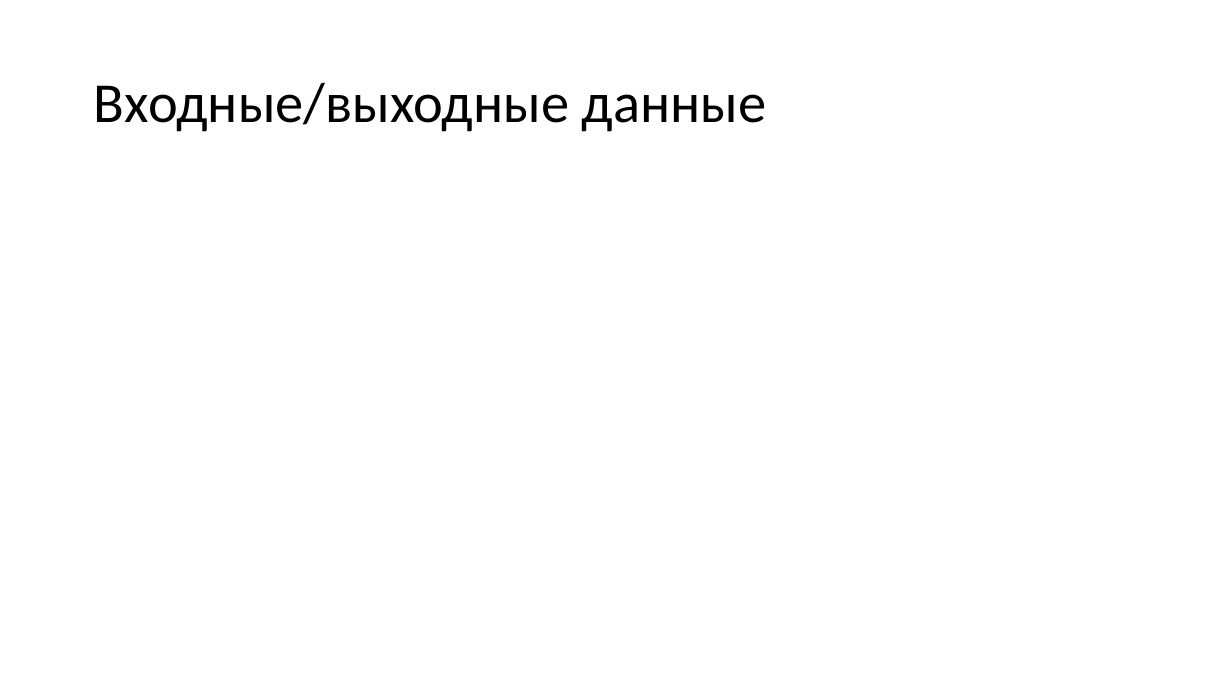
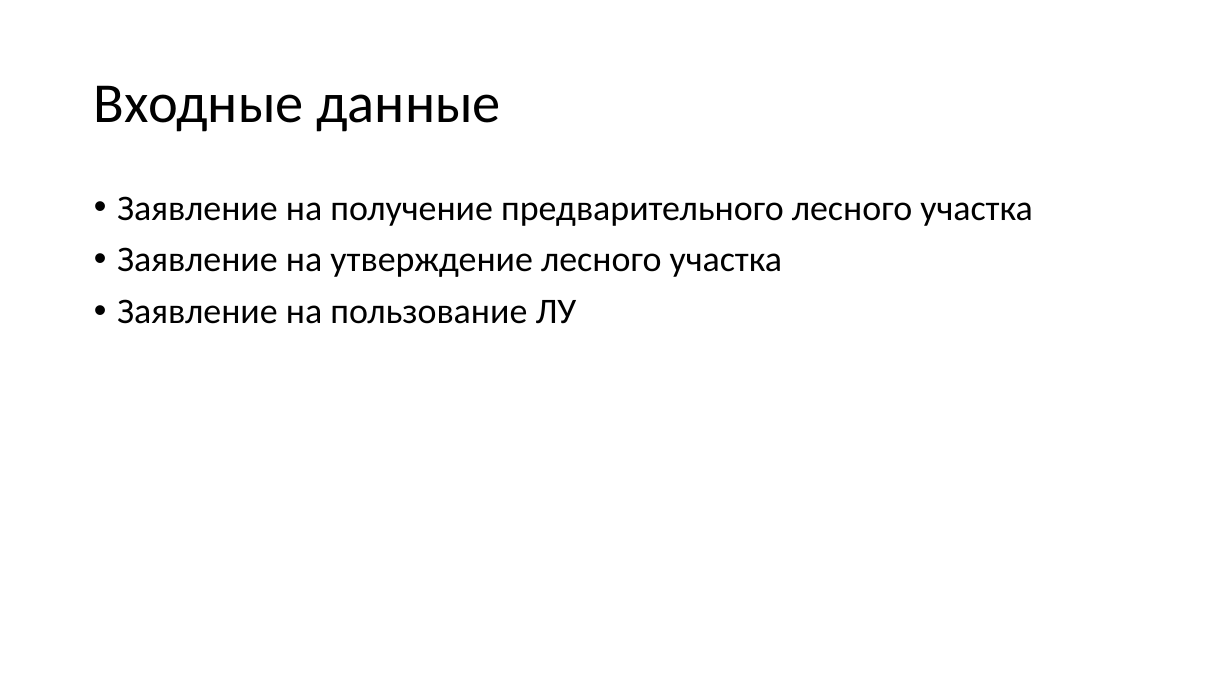
Before and after one commit to mcdodik20008/docs, a slide deck: slide 5 of Prezentatsia.pptx. Drawn at 1232x693 pixels with LibreOffice and Linux fonts; fonts in the diff are those of the drawing. Boxes give left, top, right and bottom in pixels: in the first picture for what was removed or moved away, otherwise in the second. Text is boxed around its words. In the diff, an @@ line names an element or a change of style, - is before the commit and + after.

```diff
--- a/Prezentatsia.pptx
+++ b/Prezentatsia.pptx
@@ title at (x1=94, y1=85, x2=501, y2=132): text changed; text colour #000000 to #303030 @@
-Входные/выходные данные
+Входные данные
@@ text added at (x1=117, y1=196, x2=1033, y2=324), 28 pt, text #303030 @@
+• Заявление на получение предварительного лесного участка
+• Заявление на утверждение лесного участка
+• Заявление на пользование ЛУ
```
Also in this commit, not shown: 5 other slides changed, 1 slide added, 1 slide removed.
